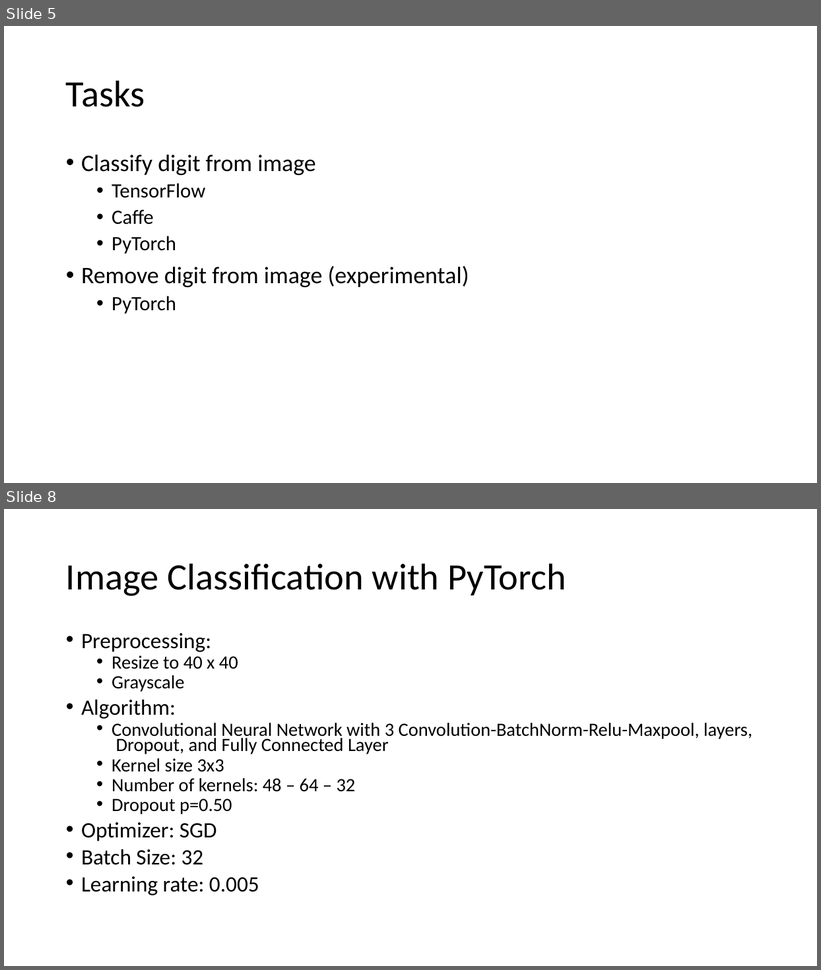
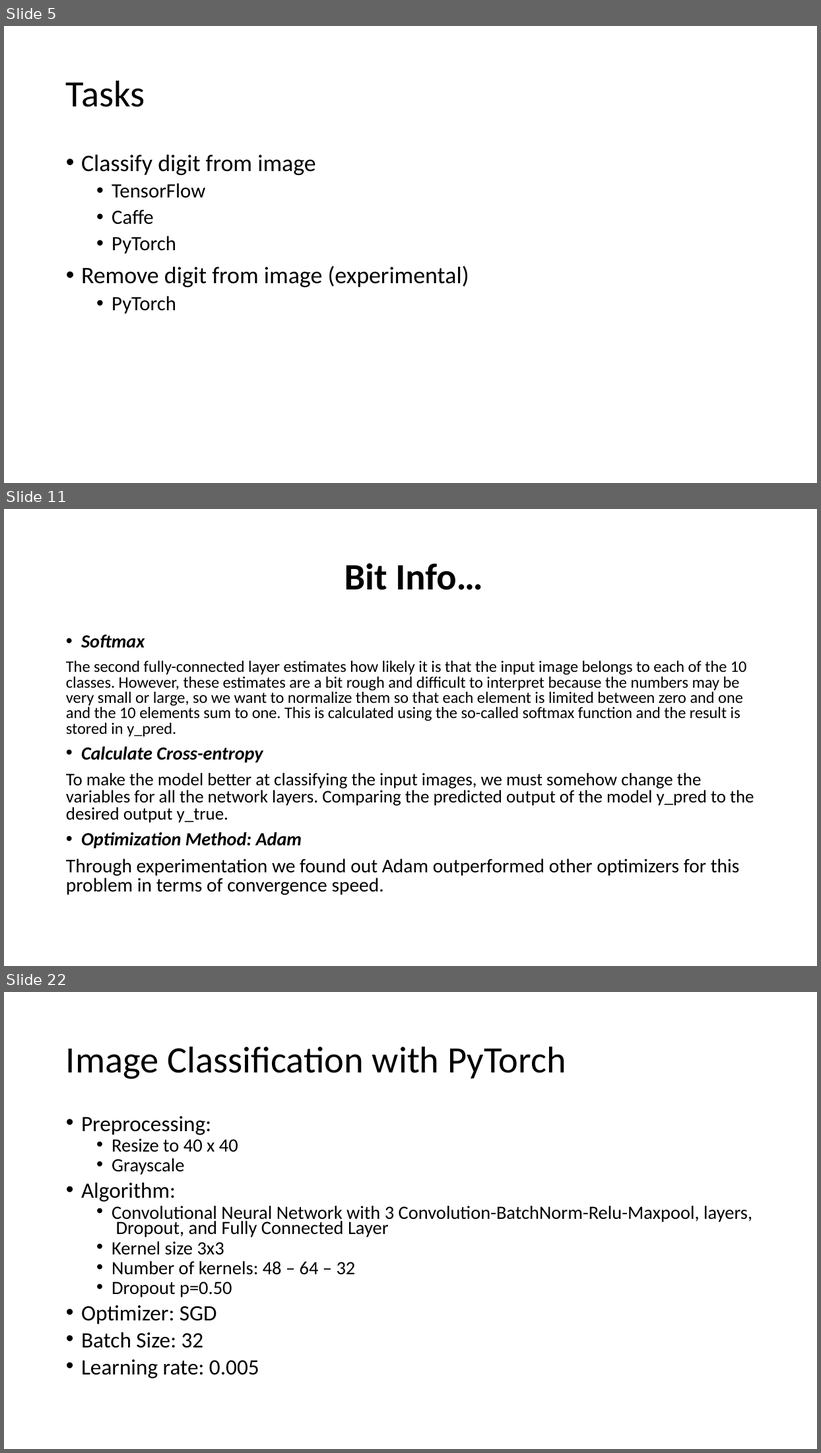
Before and after one commit to BillGrieser-GW/Final-Project-Group-7, a slide deck: Final-Group-Presentation/Group7.pptx. Shown one above the other, each under a label of ours: slides 5 and 8 before the commit, slides 5, 11 and 22 after it; the slides between them are not shown. The pictures are 821x970 and 821x1453 pixels, drawn with LibreOffice and Linux fonts; fonts in the diff are those of the drawing. Boxes give left, top, right and bottom in pixels: in the first picture for what was removed or moved away, otherwise in the second. Text is boxed around its words. In the diff, an @@ line names an element or a change of style, - is before the commit and + after.

```diff
--- a/Final-Group-Presentation/Group7.pptx
+++ b/Final-Group-Presentation/Group7.pptx
@@ slide 11 added at bbox=[4, 509, 817, 966], background #FFFFFF @@
@@ title added at bbox=[345, 563, 483, 590], 44 pt, text #000000, bold @@
+Bit Info…
@@ text added at bbox=[66, 634, 754, 895], 19 pt, text #000000 @@
+• Softmax
+The second fully-connected layer estimates how likely it is that the input image belongs to each of the 10 classes. However, these estimates are a bit rough and difficult to interpret because the numbers may be very small or large, so we want to normalize them so that each element is limited between zero and one and the 10 elements sum to one. This is calculated using the so-called softmax function and the result is stored in y_pred.
+• Calculate Cross-entropy
+To make the model better at classifying the input images, we must somehow change the variables for all the network layers. Comparing the predicted output of the model y_pred to the desired output y_true.
+• Optimization Method: Adam
+Through experimentation we found out Adam outperformed other optimizers for this problem in terms of convergence speed.
@@ what was slide 8 is now slide 22 @@
```
Also in this commit, not shown: 1 slide changed, 15 other slides added, 2 slides removed, 3 other files.
